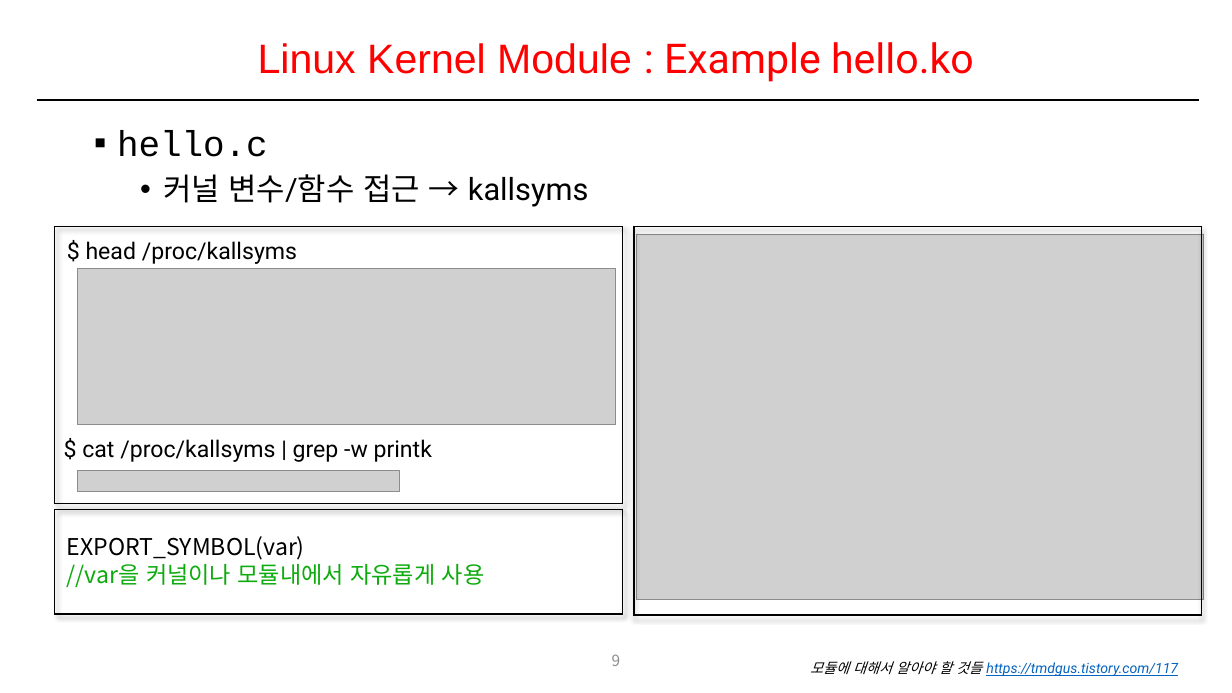
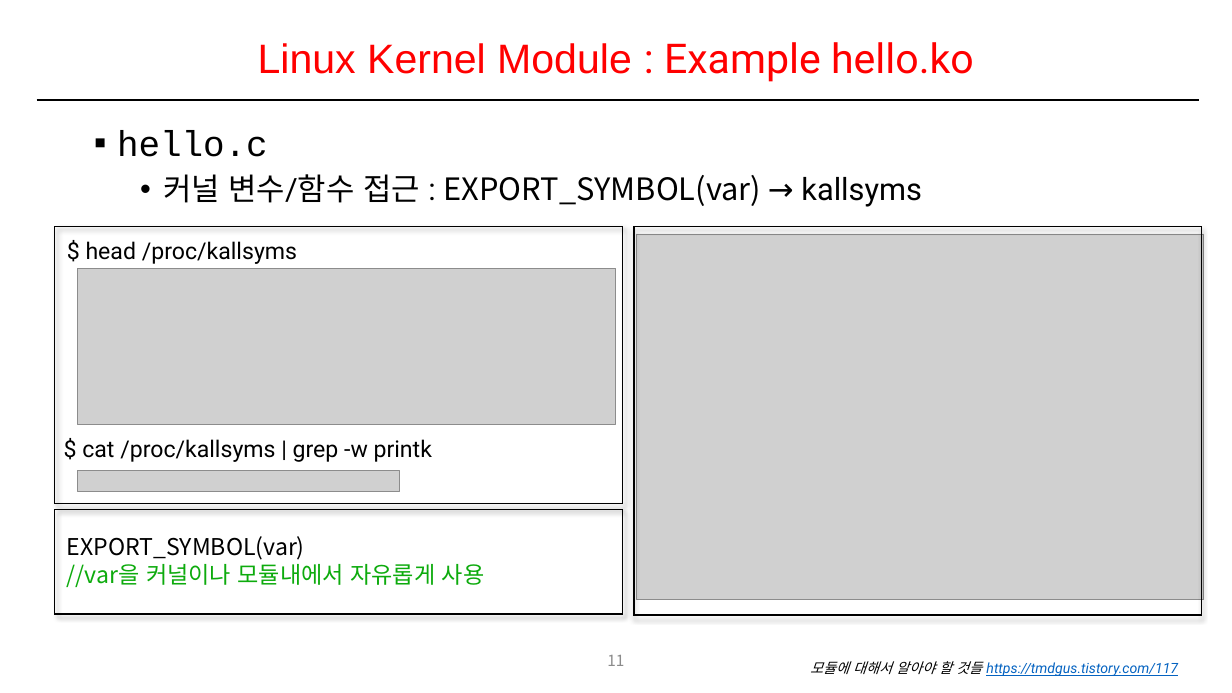
Before and after one commit to DKU-EmbeddedSystem-Lab/2022_Kernel_Study, a slide deck: slide 11 of 1주(1월 4일)/1주차_리눅스 커널 모듈 프로그래밍_송인호_PPT.pptx (slide 9 before the commit). Drawn at 1232x693 pixels with LibreOffice and Linux fonts; fonts in the diff are those of the drawing; grey boxes stand for pictures. Boxes give left, top, right and bottom in pixels: in the first picture for what was removed or moved away, otherwise in the second. Text is boxed around its words. In the diff, an @@ line names an element or a change of style, - is before the commit and + after.

```diff
--- a/1주(1월 4일)/1주차_리눅스 커널 모듈 프로그래밍_송인호_PPT.pptx
+++ b/1주(1월 4일)/1주차_리눅스 커널 모듈 프로그래밍_송인호_PPT.pptx
@@ text at [163, 174, 922, 207]: text changed @@
-  • 커널 변수/함수 접근 → kallsyms
+  • 커널 변수/함수 접근 : EXPORT_SYMBOL(var) → kallsyms
@@ page number at [607, 655, 624, 666]: text changed @@
-9
+11
```
Also in this commit, not shown: 3 other slides changed, 2 slides added, 1 slide removed, 1 other file.
